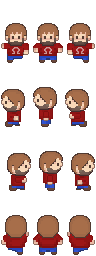
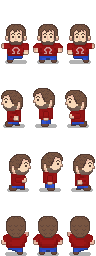
The second w=96, h=256 image is a revision of the first. Changes to its layers:
painted on "albert.png" over [1, 23, 95, 238]
added layer "shadow" over [3, 60, 93, 256]
